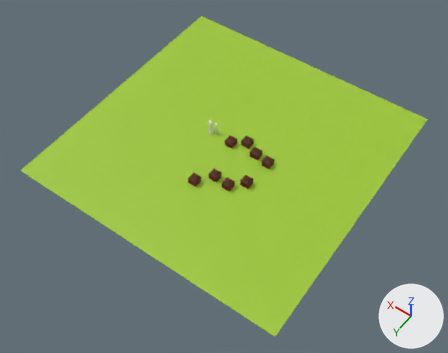
One commit to the Blender file Assets/blenderScenes/village.blend: the scene before it, then after it.
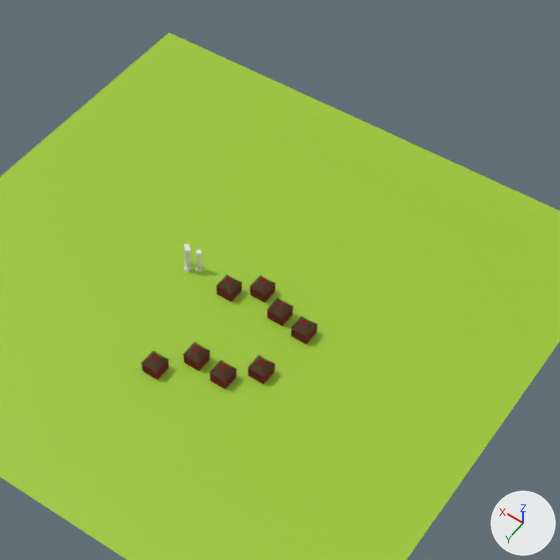
Each version is shown whole from a 50 mm camera at (-795.0, 1153.0, 1610.0) aimed at (-39.0, 95.0, -53.0), then close up on the part from 26% to 88% of the width and 0% to 78% of the height. Lighting does not change. The marker at lower right points along +X, +Y and +Z.

In view in the first close-up: 'assembledHouse.001-col', 'assembledHouse.002-col', 'assembledHouse.003-col', 'assembledHouse.004-col', 'assembledHouse.005-col', 'assembledHouse.006-col', 'assembledHouse.007-col', 'ground-col'.
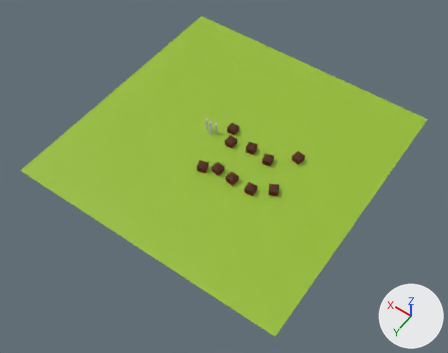
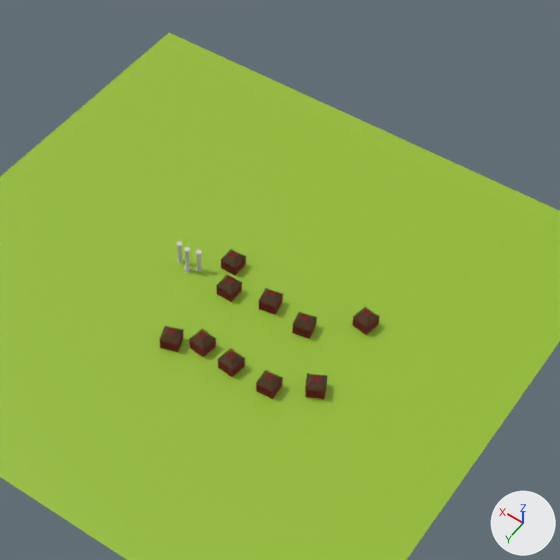
Pixel boxes [x1, y1, x2, y2] of what changed, in the close-ups (560 x 560 px):
'ground-col', surface changed: [0, 199, 397, 424] in both
'assembledHouse.005', added: after [256, 370, 283, 399]
'assembledHouse.005-col', deleted: before [209, 360, 237, 389]
'assembledHouse.006', added: after [217, 348, 246, 377]
'assembledHouse.007-col', deleted: before [141, 351, 169, 380]
'assembledHouse.004-col', deleted: before [248, 355, 275, 384]
'assembledHouse.006-col', deleted: before [183, 342, 210, 371]
'assembledHouse.007', added: after [189, 329, 216, 357]
'assembledHouse.003-col', deleted: before [291, 316, 318, 344]
'assembledHouse.003', added: after [352, 307, 380, 335]
'assembledHouse.004', added: after [305, 373, 327, 399]
'assembledHouse.002-col', deleted: before [267, 298, 294, 326]
'assembledHouse.008', added: after [159, 326, 184, 352]
'assembledHouse.002', added: after [292, 312, 317, 339]
'assembledHouse.001-col', deleted: before [250, 275, 276, 303]
'assembledHouse.001', added: after [259, 288, 283, 315]
'assembledHouse.009', added: after [221, 249, 246, 276]
'finalizedPillar.001-col', moved: before [184, 244, 189, 265]; after [176, 241, 183, 263]

The change, as a list of edits to the scene's bpy script:
```text
Change mat_grass:
    where n2 = _N.new('ShaderNodeValToRGB'); n2.name = 'Color Ramp'
    remove n2.color_ramp.elements[0].position = 0.0; n2.color_ramp.elements[0].color = (0.00262, 0.153, 0.0, 1.0)
    remove _e = n2.color_ramp.elements.new(1.0); _e.color = (0.685, 1.0, 0.0666, 1.0)
    add n2.color_ramp.elements[0].position = 0.195; n2.color_ramp.elements[0].color = (0.00262, 0.153, 0.0, 1.0)
    add _e = n2.color_ramp.elements.new(1.0); _e.color = (0.0, 0.364, 0.0078, 1.0)
    add n3 = _N.new('ShaderNodeTexImage'); n3.name = 'Image Texture'
    add n3.image = img_ground
    where n0 = _N.new('ShaderNodeBsdfPrincipled'); n0.name = 'Principled BSDF'
    remove _L.new(n2.outputs[0], n0.inputs[0])  # 'Color' to 'Base Color'
    add _L.new(n3.outputs[0], n0.inputs[0])  # 'Color' to 'Base Color'
    add _L.new(n2.outputs[0], n3.inputs[0])  # 'Color' to 'Vector'
Add col_assembledhouse_col:
    col_assembledhouse_col = bpy.data.collections.new('assembledHouse-col')
    col_assembledhouse_col.objects.link(ob_cube)
    col_assembledhouse_col.objects.link(ob_cube_001)
    col_assembledhouse_col.objects.link(ob_plane)
    col_assembledhouse_col.objects.link(ob_plane_001)
Change ob_finalizedpillar_001_col:
    ob_finalizedpillar_001_col.location: (97.0, -13.0, 22.0) -> (110.0, -10.0, 22.0)
Remove ob_assembledhouse_001_col:
    ob_assembledhouse_001_col = bpy.data.objects.new('assembledHouse.001-col', None)
Remove ob_assembledhouse_002_col:
    ob_assembledhouse_002_col = bpy.data.objects.new('assembledHouse.002-col', None)
Remove ob_assembledhouse_003_col:
    ob_assembledhouse_003_col = bpy.data.objects.new('assembledHouse.003-col', None)
Remove ob_assembledhouse_004_col:
    ob_assembledhouse_004_col = bpy.data.objects.new('assembledHouse.004-col', None)
Remove ob_assembledhouse_005_col:
    ob_assembledhouse_005_col = bpy.data.objects.new('assembledHouse.005-col', None)
Remove ob_assembledhouse_006_col:
    ob_assembledhouse_006_col = bpy.data.objects.new('assembledHouse.006-col', None)
Remove ob_assembledhouse_007_col:
    ob_assembledhouse_007_col = bpy.data.objects.new('assembledHouse.007-col', None)
Add ob_assembledhouse_009:
    ob_assembledhouse_009 = bpy.data.objects.new('assembledHouse.009', None)
    ob_assembledhouse_009.location = (28.0, -53.0, 0.0)
    ob_assembledhouse_009.instance_type = 'COLLECTION'
    ob_assembledhouse_009.instance_collection = col_assembledhouse
Add ob_assembledhouse_008:
    ob_assembledhouse_008 = bpy.data.objects.new('assembledHouse.008', None)
    ob_assembledhouse_008.location = (13.0, 143.0, 0.0)
    ob_assembledhouse_008.rotation_euler = (0.0, 0.0, -2.808)  # degrees (0, 0, -161)
    ob_assembledhouse_008.instance_type = 'COLLECTION'
    ob_assembledhouse_008.instance_collection = col_assembledhouse_col
Add ob_assembledhouse_007:
    ob_assembledhouse_007 = bpy.data.objects.new('assembledHouse.007', None)
    ob_assembledhouse_007.location = (-33.0, 121.0, 0.0)
    ob_assembledhouse_007.rotation_euler = (0.0, 0.0, -3.273)  # degrees (0, 0, -188)
    ob_assembledhouse_007.instance_type = 'COLLECTION'
    ob_assembledhouse_007.instance_collection = col_assembledhouse_col
Add ob_assembledhouse_006:
    ob_assembledhouse_006 = bpy.data.objects.new('assembledHouse.006', None)
    ob_assembledhouse_006.location = (-94.0, 127.0, 0.0)
    ob_assembledhouse_006.rotation_euler = (0.0, 0.0, -3.273)  # degrees (0, 0, -188)
    ob_assembledhouse_006.instance_type = 'COLLECTION'
    ob_assembledhouse_006.instance_collection = col_assembledhouse_col
Add ob_assembledhouse_005:
    ob_assembledhouse_005 = bpy.data.objects.new('assembledHouse.005', None)
    ob_assembledhouse_005.location = (-168.0, 128.0, 0.0)
    ob_assembledhouse_005.rotation_euler = (0.0, 0.0, -3.068)  # degrees (0, 0, -176)
    ob_assembledhouse_005.instance_type = 'COLLECTION'
    ob_assembledhouse_005.instance_collection = col_assembledhouse_col
Add ob_assembledhouse_004:
    ob_assembledhouse_004 = bpy.data.objects.new('assembledHouse.004', None)
    ob_assembledhouse_004.location = (-230.0, 87.0, 0.0)
    ob_assembledhouse_004.rotation_euler = (0.0, 0.0, -2.659)  # degrees (0, 0, -152)
    ob_assembledhouse_004.instance_type = 'COLLECTION'
    ob_assembledhouse_004.instance_collection = col_assembledhouse_col
Add ob_assembledhouse_003:
    ob_assembledhouse_003 = bpy.data.objects.new('assembledHouse.003', None)
    ob_assembledhouse_003.location = (-224.0, -73.0, 0.0)
    ob_assembledhouse_003.rotation_euler = (0.0, 0.0, -0.153)  # degrees (0, 0, -8.8)
    ob_assembledhouse_003.instance_type = 'COLLECTION'
    ob_assembledhouse_003.instance_collection = col_assembledhouse_col
Add ob_assembledhouse_002:
    ob_assembledhouse_002 = bpy.data.objects.new('assembledHouse.002', None)
    ob_assembledhouse_002.location = (-147.0, -7.0, 0.0)
    ob_assembledhouse_002.rotation_euler = (0.0, 0.0, 0.223)  # degrees (0, 0, 13)
    ob_assembledhouse_002.instance_type = 'COLLECTION'
    ob_assembledhouse_002.instance_collection = col_assembledhouse_col
Add ob_assembledhouse_001:
    ob_assembledhouse_001 = bpy.data.objects.new('assembledHouse.001', None)
    ob_assembledhouse_001.location = (-73.0, -17.0, 0.0)
    ob_assembledhouse_001.rotation_euler = (0.0, 0.0, 0.196)  # degrees (0, 0, 11)
    ob_assembledhouse_001.instance_type = 'COLLECTION'
    ob_assembledhouse_001.instance_collection = col_assembledhouse_col
```
